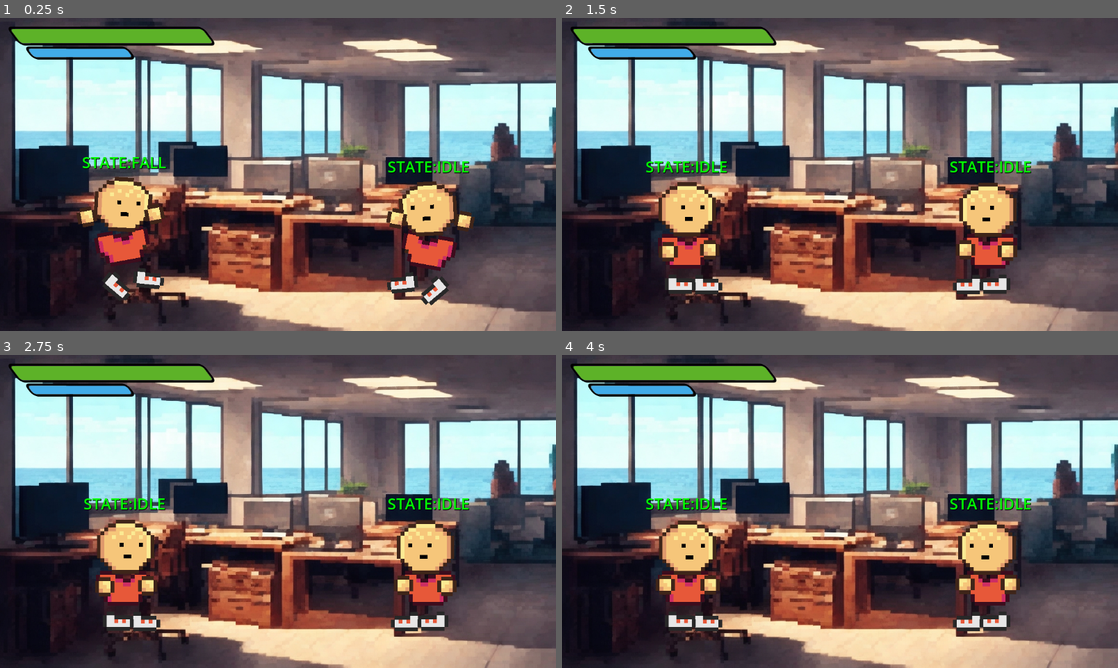
Above: before the commit, frames 1-4 (two rows, left to right).
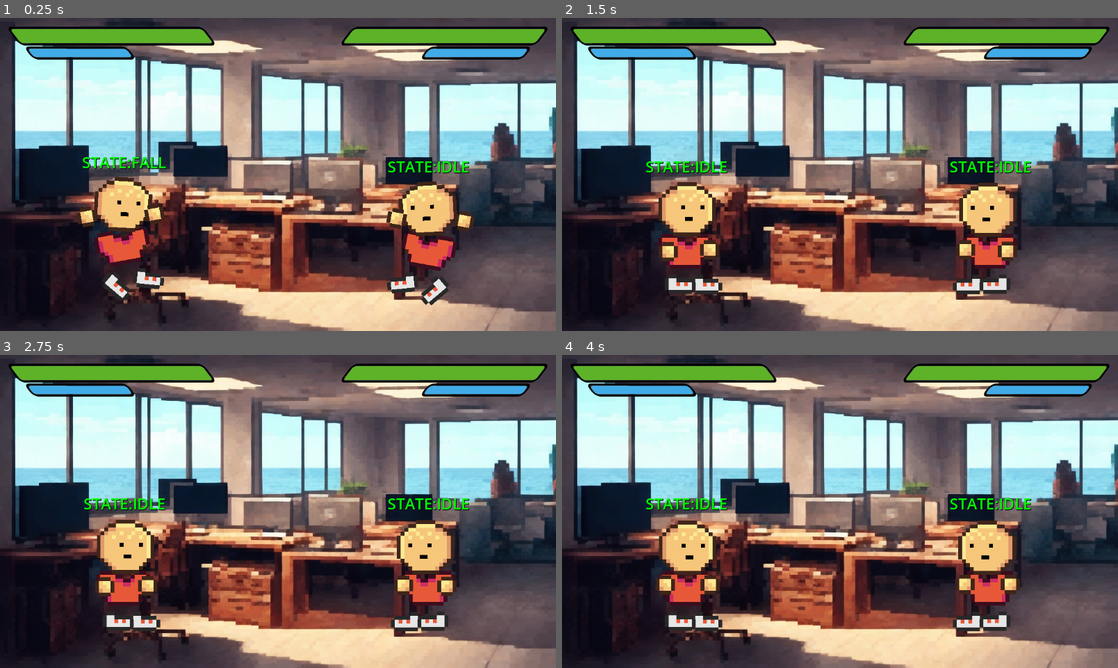
Above: after the commit, the same moments.

Repository: stranker/actionweek2023
Game: Godot game, scene res://Scenes/game_scene.tscn
Two runs of this game, one before a commit and one after it. Both use one fixed random seed, a clock stepped at 60 frames per second and the inputs below. The engine's default icon, where the game draws it, is replaced by a stand-in: a white triangle on a blue panel in a dark square.
Inputs:
- Up to frame 1 (0.25 s): no input
- Up to frame 2 (1.5 s): no input
- Up to frame 3 (2.75 s): no input
- Up to frame 4 (4 s): no input

The runs differ from the first frame. In frame 1, 3.0% of the frame differs, in the area x 61-99%, y 2-14%; in frame 2, 3.0%; in frame 3, 3.0%; in frame 4, 3.0%.

Commit message:
Add font and modify player widget

Diff:
--- a/Action Week/Scenes/game_scene.tscn
+++ b/Action Week/Scenes/game_scene.tscn
@@ -86,6 +86,11 @@
 layout_mode = 1
 player = NodePath("../../../Dummy")
 
+[node name="PlayerWidget2" parent="UI/Main" node_paths=PackedStringArray("player") instance=ExtResource("5_ewiew")]
+layout_mode = 1
+player = NodePath("../../../Dummy2")
+flipped = true
+
 [node name="Background" type="Sprite2D" parent="."]
 texture = ExtResource("5_oiqdb")
 centered = false
--- a/Action Week/UI/player_widget.tscn
+++ b/Action Week/UI/player_widget.tscn
@@ -1,35 +1,53 @@
-[gd_scene load_steps=17 format=3 uid="uid://cvttj0867drlk"]
+[gd_scene load_steps=19 format=3 uid="uid://cvttj0867drlk"]
 
 [ext_resource type="Texture2D" uid="uid://b7vkjialh8ic1" path="res://Objects/Player.png" id="1_so0nr"]
+[ext_resource type="FontFile" uid="uid://25uy57qn7mrb" path="res://Fonts/crang/Crang.ttf" id="2_rv2cw"]
 
 [sub_resource type="GDScript" id="GDScript_yljfq"]
 resource_name = "player_widget"
 script/source = "extends Control
-
 @export var health_bar : ProgressBar
 @export var stamina_bar : ProgressBar
 @export var ulti_text : RichTextLabel
 @export var anim : AnimationPlayer
+@export var hits_control : Control
 @export var hits_text : Label
 @export var player : Dummy
+@export var hits_text_offset : float = 600
 
 var showing_hits : bool = false
+var hits_control_initial_pos : Vector2
+
+@export var flipped : bool = false
+
+var hits_tween : Tween
 
 # Called when the node enters the scene tree for the first time.
 func _ready():
-	player.hp_update.connect(set_health)
-	player.guard_stamina_update.connect(set_stamina)
-	player.special_start.connect(set_ulti_text)
-	player.special_end.connect(hide_ulti)
-	player.connect_hit.connect(set_hits_text)
-	player.end_connect_hit.connect(hide_connect_hit)
+	if player:
+		player.hp_update.connect(set_health)
+		player.guard_stamina_update.connect(set_stamina)
+		player.special_start.connect(set_ulti_text)
+		player.special_end.connect(hide_ulti)
+		player.connect_hit.connect(set_hits_text)
+		player.end_connect_hit.connect(hide_connect_hit)
 	ulti_text.hide()
-	hits_text.hide()
+	hits_control.hide()
+	update_flipped()
 	pass # Replace with function body.
 
-
-# Called every frame. 'delta' is the elapsed time since the previous frame.
-func _process(delta):
+func update_flipped():
+	update_flip_element(self, flipped, true)
+	update_flip_element(ulti_text, flipped, true)
+	update_flip_element(hits_control, flipped, true)
+	hits_control_initial_pos = hits_control.position
+	ulti_text.text_direction = Control.TEXT_DIRECTION_LTR if not flipped else TEXT_DIRECTION_RTL
+	pass
+
+func update_flip_element(element : Control, flipped : bool, update_position : bool):
+	element.scale.x = 1 if not flipped else -1
+	if update_position:
+		element.position.x = element.position.x if not flipped else element.position.x + element.size.x
 	pass
 
 func set_health(health : int):
@@ -52,15 +70,24 @@
 func set_hits_text(hits : int):
 	hits_text.text = str(hits)
 	if not showing_hits:
-		hits_text.show()
-		anim.play(\"start_hit\")
+		hits_control.show()
+		var tween  = create_tween()
+		var final_pos = hits_text_offset + hits_control.size.x if flipped else hits_text_offset - hits_control.size.x
+		tween.tween_property(hits_control, \"position\", Vector2(final_pos, hits_control.position.y), 0.2)
+		tween.play()
 		showing_hits = true
+	else:
+		var tween  = create_tween()
+		tween.set_parallel(true)
+		tween.tween_property(hits_control, \"scale\", Vector2(1 if not flipped else -1, 1) * 1.1, 0.2)
+		tween.parallel().tween_property(hits_control, \"scale\", Vector2(1 if not flipped else -1, 1), 0.2).set_delay(0.2).set_trans(Tween.TRANS_EXPO).set_ease(Tween.EASE_IN)
+		tween.play()
 	pass
 
 func hide_connect_hit():
 	showing_hits = false
-	anim.play_backwards(\"start_hit\")
-	hits_text.hide()
+	hits_control.hide()
+	hits_control.position.x = hits_control_initial_pos.x
 	pass
 "
 
@@ -139,26 +166,14 @@
 tracks/0/type = "value"
 tracks/0/imported = false
 tracks/0/enabled = true
-tracks/0/path = NodePath("PlayerWidget/Hits:position")
+tracks/0/path = NodePath("UltiText:visible")
 tracks/0/interp = 1
 tracks/0/loop_wrap = true
 tracks/0/keys = {
 "times": PackedFloat32Array(0),
 "transitions": PackedFloat32Array(1),
-"update": 0,
-"values": [Vector2(330, 95)]
-}
-tracks/1/type = "value"
-tracks/1/imported = false
-tracks/1/enabled = true
-tracks/1/path = NodePath("PlayerWidget/Hits:modulate")
-tracks/1/interp = 1
-tracks/1/loop_wrap = true
-tracks/1/keys = {
-"times": PackedFloat32Array(0),
-"transitions": PackedFloat32Array(1),
-"update": 0,
-"values": [Color(1, 1, 1, 1)]
+"update": 1,
+"values": [false]
 }
 
 [sub_resource type="Animation" id="Animation_vhbis"]
@@ -207,7 +222,7 @@
 tracks/0/type = "value"
 tracks/0/imported = false
 tracks/0/enabled = true
-tracks/0/path = NodePath("PlayerWidget/Hits:position")
+tracks/0/path = NodePath("Hits/Amount:position")
 tracks/0/interp = 1
 tracks/0/loop_wrap = true
 tracks/0/keys = {
@@ -219,7 +234,7 @@
 tracks/1/type = "value"
 tracks/1/imported = false
 tracks/1/enabled = true
-tracks/1/path = NodePath("PlayerWidget/Hits:modulate")
+tracks/1/path = NodePath("Hits/Amount:modulate")
 tracks/1/interp = 1
 tracks/1/loop_wrap = true
 tracks/1/keys = {
@@ -228,10 +243,39 @@
 "update": 0,
 "values": [Color(1, 1, 1, 0), Color(1, 1, 1, 1)]
 }
+tracks/2/type = "value"
+tracks/2/imported = false
+tracks/2/enabled = true
+tracks/2/path = NodePath("Hits/Amount:visible")
+tracks/2/interp = 1
+tracks/2/loop_wrap = true
+tracks/2/keys = {
+"times": PackedFloat32Array(0),
+"transitions": PackedFloat32Array(1),
+"update": 1,
+"values": [true]
+}
+
+[sub_resource type="Animation" id="Animation_sajip"]
+resource_name = "hit_continue"
+length = 0.3
+tracks/0/type = "value"
+tracks/0/imported = false
+tracks/0/enabled = true
+tracks/0/path = NodePath("PlayerWidget/Hits:scale")
+tracks/0/interp = 1
+tracks/0/loop_wrap = true
+tracks/0/keys = {
+"times": PackedFloat32Array(0, 0.1, 0.3),
+"transitions": PackedFloat32Array(1, 1, 1),
+"update": 0,
+"values": [Vector2(1, 1), Vector2(1.2, 1.2), Vector2(1, 1)]
+}
 
 [sub_resource type="AnimationLibrary" id="AnimationLibrary_rj1ji"]
 _data = {
 "RESET": SubResource("Animation_u7576"),
+"hit_continue": SubResource("Animation_sajip"),
 "special": SubResource("Animation_vhbis"),
 "start_hit": SubResource("Animation_7ubju")
 }
@@ -239,16 +283,20 @@
 [sub_resource type="RichTextEffect" id="RichTextEffect_2kpfw"]
 
 [sub_resource type="LabelSettings" id="LabelSettings_bduew"]
-font_size = 120
+font = ExtResource("2_rv2cw")
+font_size = 86
+font_color = Color(1, 0.835294, 0.313726, 1)
 outline_size = 20
 outline_color = Color(0, 0, 0, 1)
 
 [sub_resource type="LabelSettings" id="LabelSettings_61udi"]
-font_size = 86
+font = ExtResource("2_rv2cw")
+font_size = 56
+font_color = Color(1, 0.835294, 0.313726, 1)
 outline_size = 20
 outline_color = Color(0, 0, 0, 1)
 
-[node name="PlayerWidget" type="Control" node_paths=PackedStringArray("health_bar", "stamina_bar", "ulti_text", "anim", "hits_text")]
+[node name="PlayerWidget" type="Control" node_paths=PackedStringArray("health_bar", "stamina_bar", "ulti_text", "anim", "hits_control", "hits_text")]
 layout_mode = 3
 anchors_preset = 15
 anchor_right = 1.0
@@ -260,7 +308,9 @@
 stamina_bar = NodePath("GuardStaminaBar")
 ulti_text = NodePath("UltiText")
 anim = NodePath("Anim")
-hits_text = NodePath("Hits")
+hits_control = NodePath("Hits")
+hits_text = NodePath("Hits/Amount")
+hits_text_offset = 200.0
 
 [node name="HealthBar" type="ProgressBar" parent="."]
 layout_mode = 1
@@ -287,15 +337,13 @@
 show_percentage = false
 
 [node name="Ulti" type="Control" parent="."]
-visible = false
 modulate = Color(1, 1, 1, 0)
 layout_mode = 1
 anchors_preset = 4
 anchor_top = 0.5
 anchor_bottom = 0.5
-offset_left = -800.0
 offset_top = -301.5
-offset_right = -439.0
+offset_right = 361.0
 offset_bottom = 301.5
 grow_vertical = 2
 
@@ -334,45 +382,59 @@
 label_settings = SubResource("LabelSettings_aqwfg")
 
 [node name="Anim" type="AnimationPlayer" parent="."]
-root_node = NodePath("../..")
 libraries = {
 "": SubResource("AnimationLibrary_rj1ji")
 }
 
 [node name="UltiText" type="RichTextLabel" parent="."]
-layout_mode = 1
-offset_left = 24.0
-offset_top = 88.0
-offset_right = 576.0
+clip_contents = false
+layout_mode = 1
+offset_left = 40.0
+offset_top = 128.0
+offset_right = 512.0
 offset_bottom = 192.0
 theme_override_colors/font_outline_color = Color(0, 0, 0, 1)
 theme_override_constants/outline_size = 30
-theme_override_font_sizes/normal_font_size = 72
+theme_override_fonts/normal_font = ExtResource("2_rv2cw")
+theme_override_font_sizes/normal_font_size = 56
 bbcode_enabled = true
-text = "PLACEHOLDER"
+text = "Ray Beam"
+fit_content = true
+scroll_active = false
 custom_effects = [SubResource("RichTextEffect_2kpfw")]
-
-[node name="Hits" type="Label" parent="."]
-layout_mode = 0
-offset_left = 320.0
-offset_top = 144.0
-offset_right = 398.0
-offset_bottom = 312.0
+deselect_on_focus_loss_enabled = false
+
+[node name="Hits" type="Control" parent="."]
+layout_mode = 1
+anchors_preset = 0
+offset_left = -260.0
+offset_top = 164.0
+offset_right = -155.0
+offset_bottom = 337.0
+
+[node name="Amount" type="Label" parent="Hits"]
+layout_mode = 1
+offset_left = 4.0
+offset_top = 34.0
+offset_right = 72.0
+offset_bottom = 138.0
 text = "6"
 label_settings = SubResource("LabelSettings_bduew")
-
-[node name="HitsText" type="Label" parent="Hits"]
+vertical_alignment = 1
+
+[node name="HitLabel" type="Label" parent="Hits/Amount"]
 layout_mode = 1
 anchors_preset = 6
 anchor_left = 1.0
 anchor_top = 0.5
 anchor_right = 1.0
 anchor_bottom = 0.5
-offset_left = -1.0
-offset_top = -47.0
-offset_right = 145.0
-offset_bottom = 80.0
+offset_left = 4.0
+offset_top = -30.0
+offset_right = 150.0
+offset_bottom = 45.0
 grow_horizontal = 0
 grow_vertical = 2
 text = "HIT"
 label_settings = SubResource("LabelSettings_61udi")
+vertical_alignment = 1
Binary file added: Action Week/Fonts/crang/Crang.ttf
Not shown, added: Action Week/Fonts/crang/Crang.ttf.import
Not shown, added: Action Week/Fonts/crang.zip
